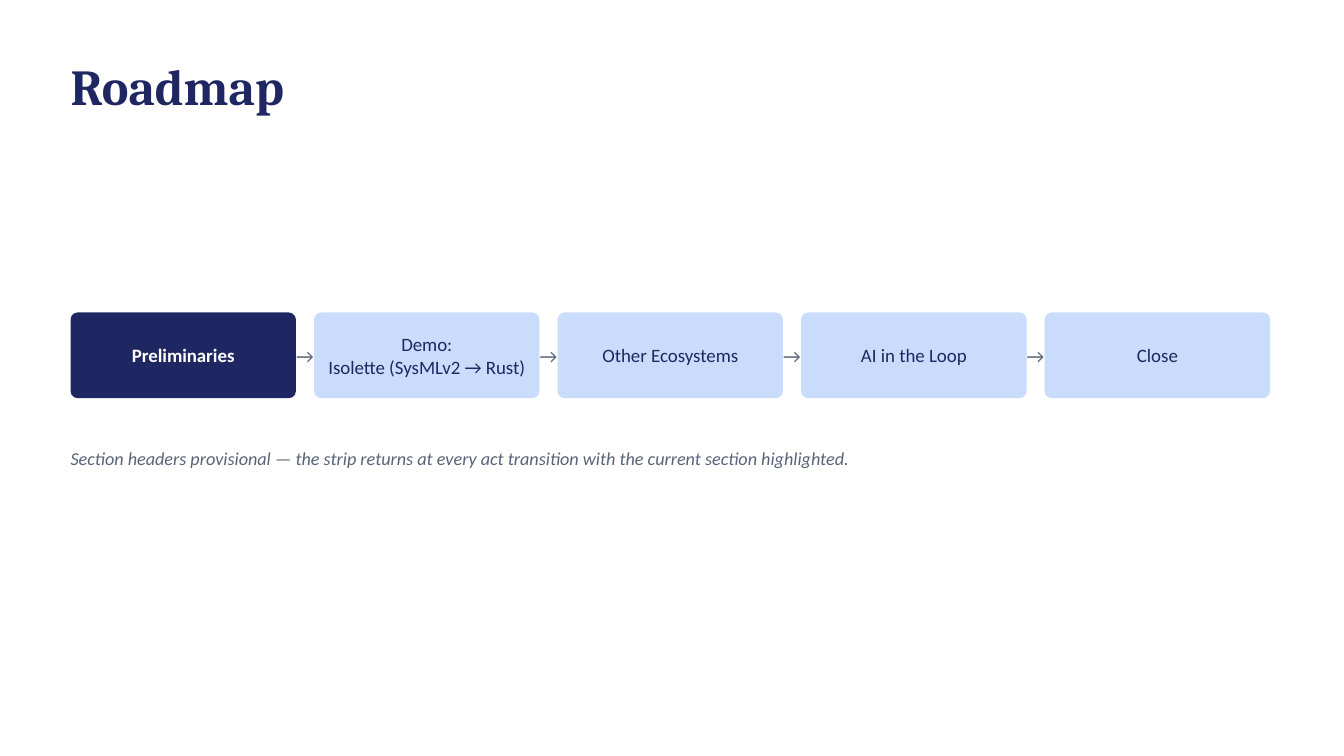
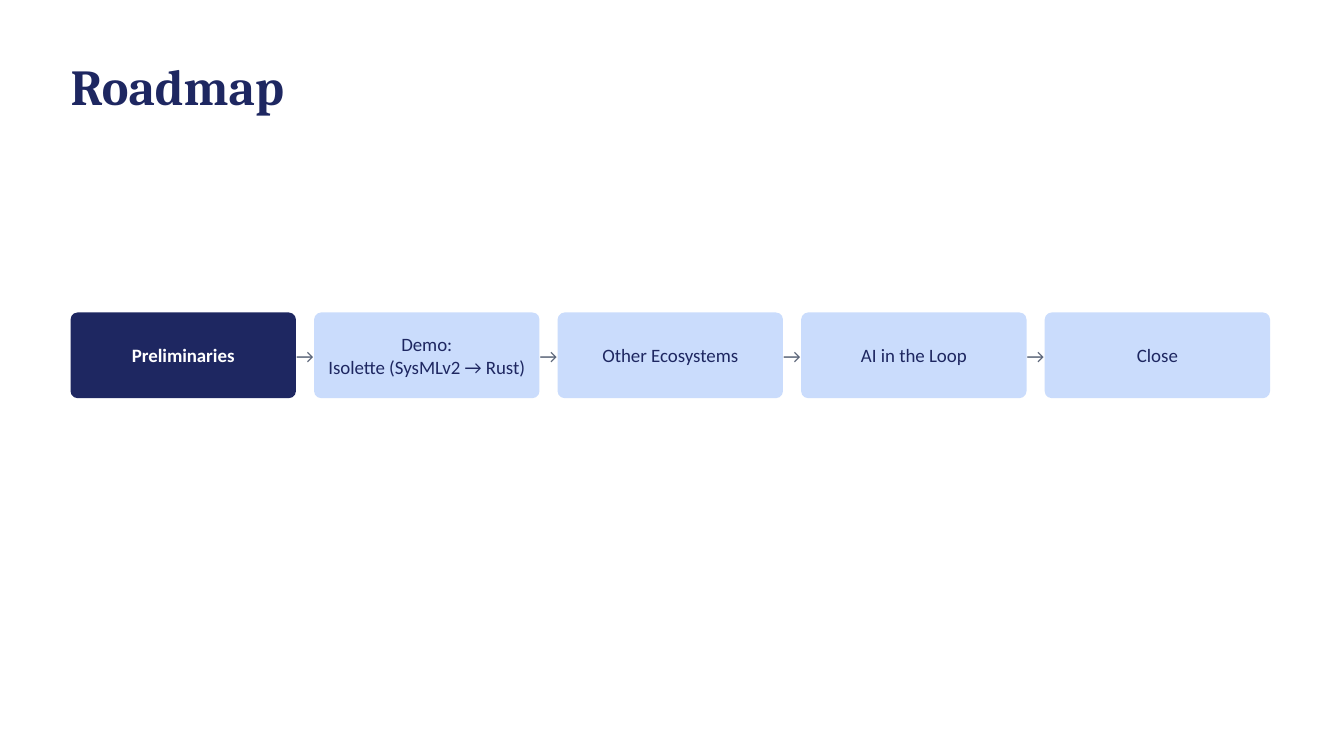
Before and after one commit to ku-sldg/pybb, a slide deck: slide 2 of docs/video_slides_draft.pptx (slide 3 before the commit). Drawn at 1344x756 pixels with LibreOffice and Linux fonts; fonts in the diff are those of the drawing. Boxes give left, top, right and bottom in pixels: in the first picture for what was removed or moved away, otherwise in the second. Text is boxed around its words. In the diff, an @@ line names an element or a change of style, - is before the commit and + after.

```diff
--- a/docs/video_slides_draft.pptx
+++ b/docs/video_slides_draft.pptx
@@ text removed at bbox=[71, 452, 848, 468] @@
-Section headers provisional — the strip returns at every act transition with the current section highlighted.
```
Also in this commit, not shown: 2 other slides changed, 2 other files.
